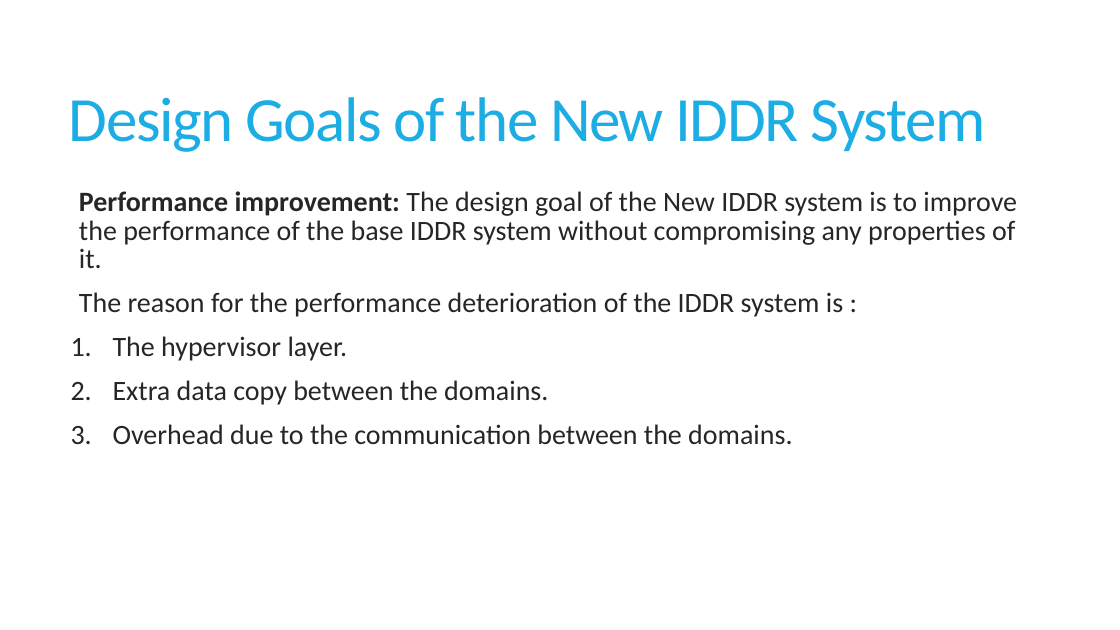
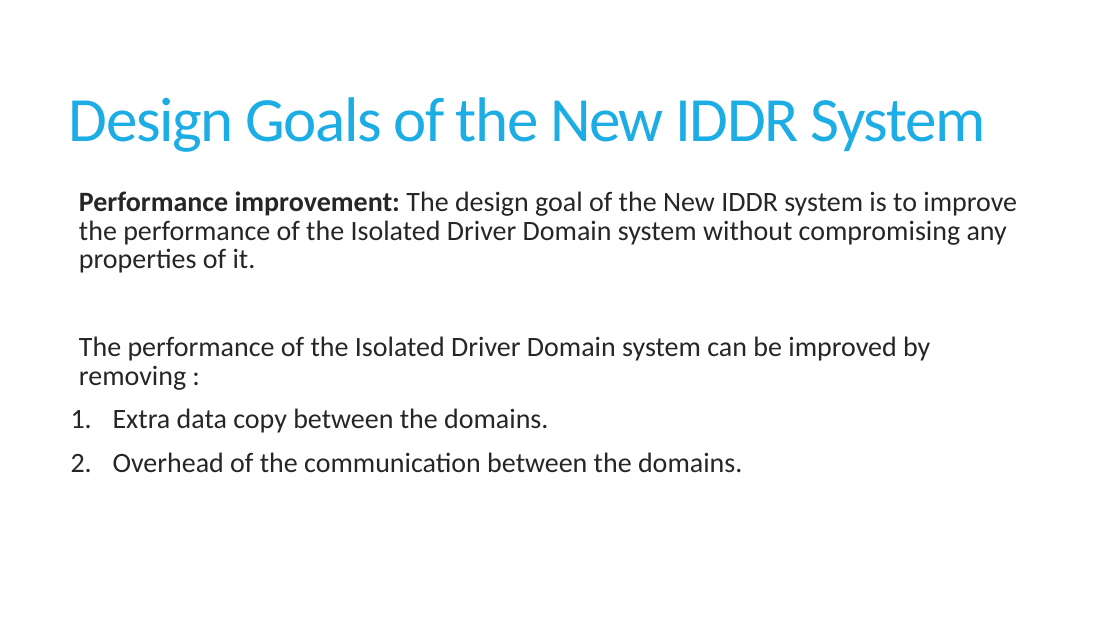
Before and after one commit to sushirol/Isolated-Driver-Domain, a slide deck: slide 12 of doc/presentation/IDDR.pptx (slide 16 before the commit). Drawn at 1120x630 pixels with LibreOffice and Linux fonts; fonts in the diff are those of the drawing. Boxes give left, top, right and bottom in pixels: in the first picture for what was removed or moved away, otherwise in the second. Text is boxed around its words. In the diff, an @@ line names an element or a change of style, - is before the commit and + after.

```diff
--- a/doc/presentation/IDDR.pptx
+++ b/doc/presentation/IDDR.pptx
@@ text at bbox=[79, 191, 1017, 390]: text changed @@
-  Performance improvement: The design goal of the New IDDR system is to improve the performance of the base IDDR system without compromising any properties of it.
-  The reason for the performance deterioration of the IDDR system is :
-1. The hypervisor layer.
+  Performance improvement: The design goal of the New IDDR system is to improve the performance of the Isolated Driver Domain system without compromising any properties of it.
+  The performance of the Isolated Driver Domain system can be improved by removing :
@@ text at bbox=[113, 452, 742, 472]: text changed @@
-3. Overhead due to the communication between the domains.
+2. Overhead of the communication between the domains.
```
Also in this commit, not shown: 18 other slides changed, 13 slides added, 14 slides removed.
